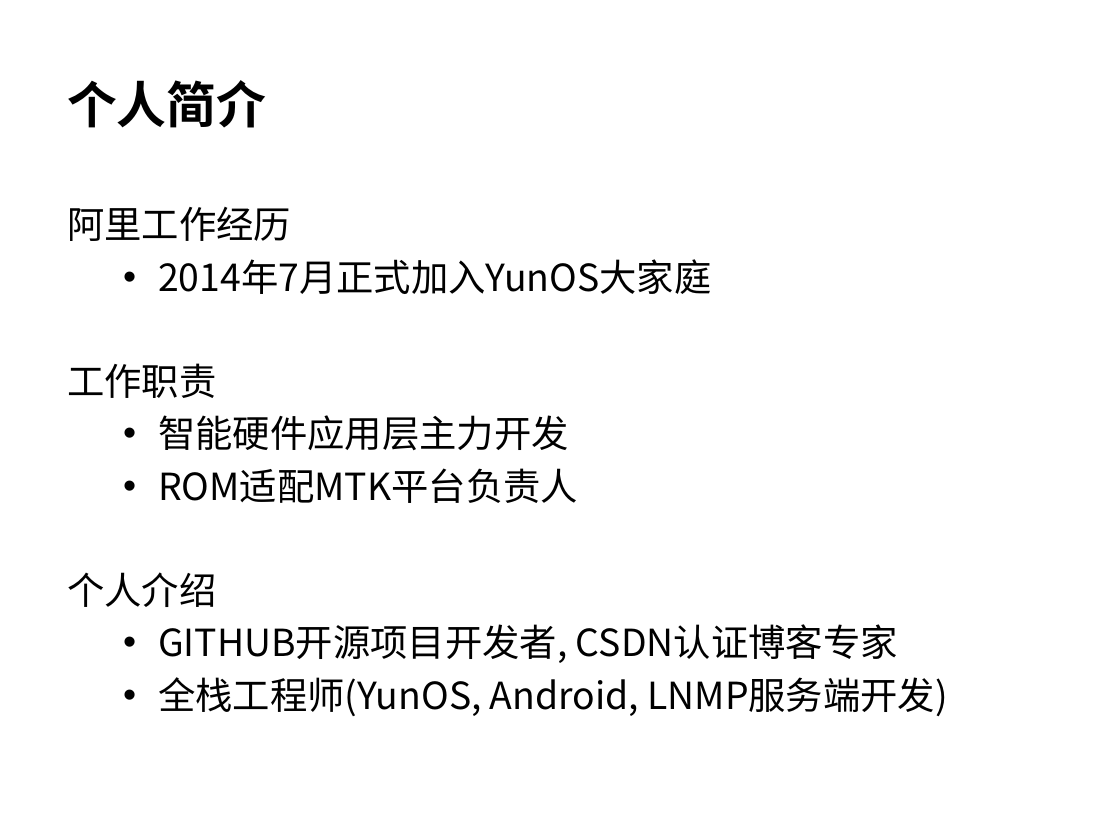
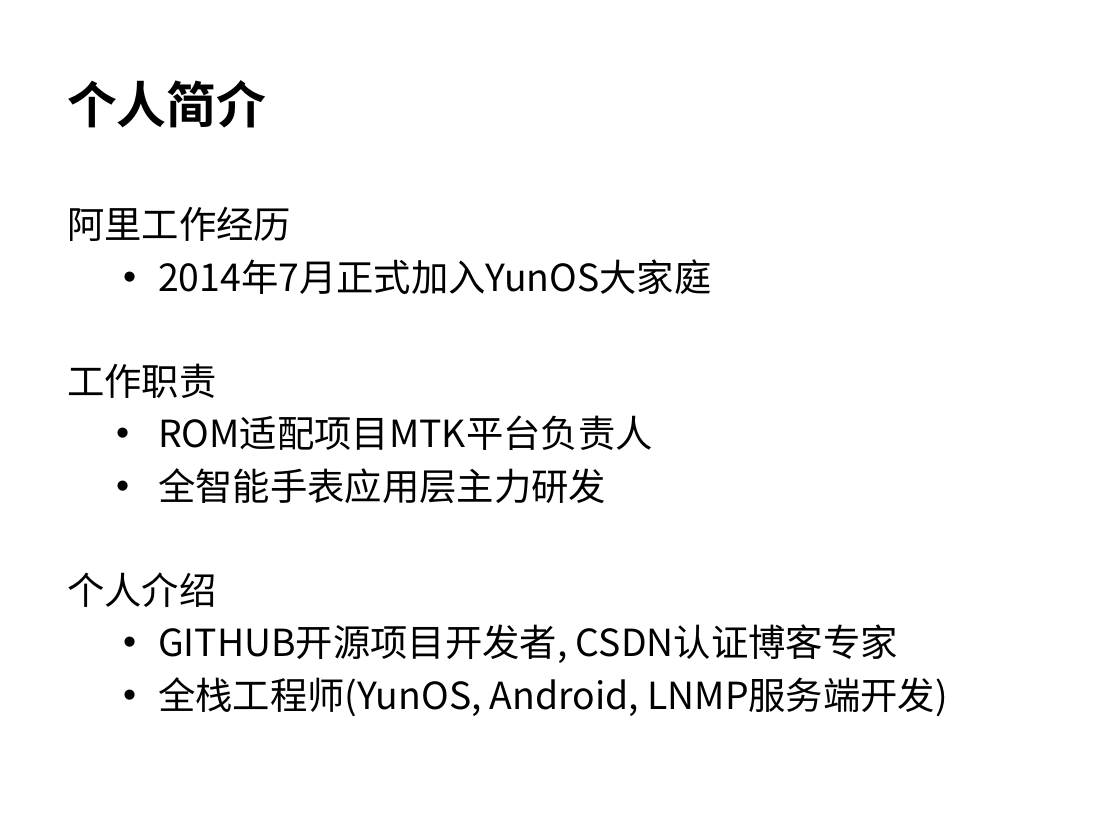
Before and after one commit to wangzhengyi/WangZhengyi, a slide deck: slide 2 of promote/2016-promote-p6.pptx. Drawn at 1120x840 pixels with LibreOffice and Linux fonts; fonts in the diff are those of the drawing. Boxes give left, top, right and bottom in pixels: in the first picture for what was removed or moved away, otherwise in the second. Text is boxed around its words. In the diff, an @@ line names an element or a change of style, - is before the commit and + after.

```diff
--- a/promote/2016-promote-p6.pptx
+++ b/promote/2016-promote-p6.pptx
@@ text at bbox=[158, 415, 653, 503]: text changed @@
-  • 智能硬件应用层主力开发
-  • ROM适配MTK平台负责人
+    • ROM适配项目MTK平台负责人
+    • 全智能手表应用层主力研发
```
Also in this commit, not shown: 9 other slides changed.
